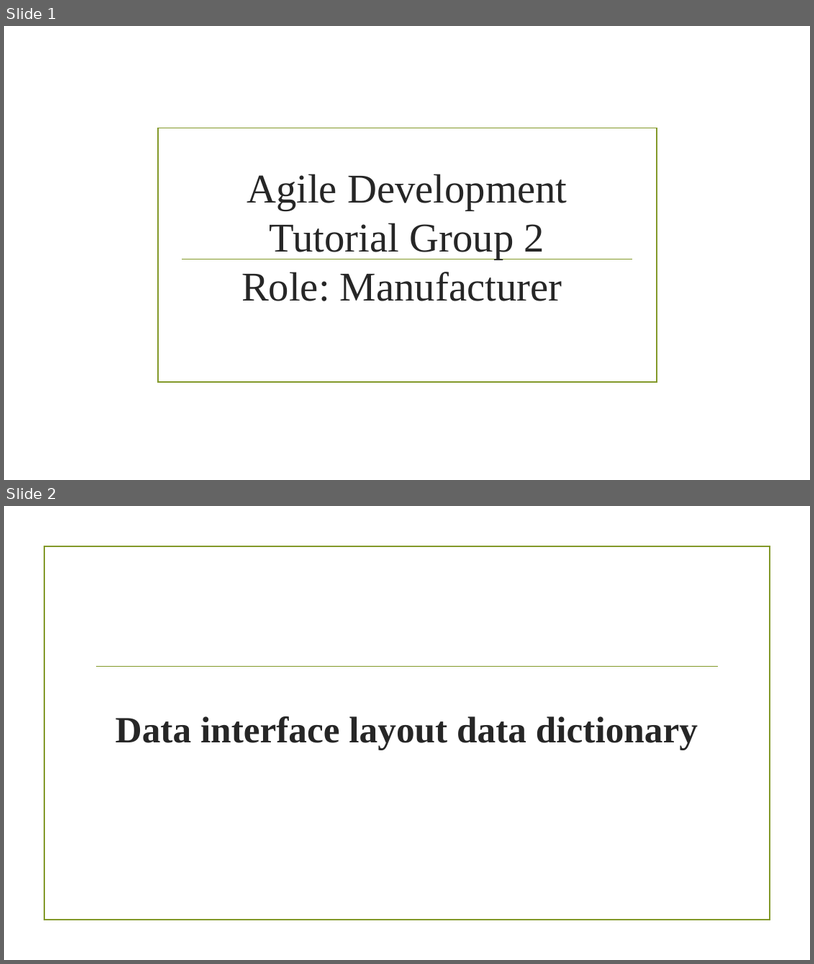
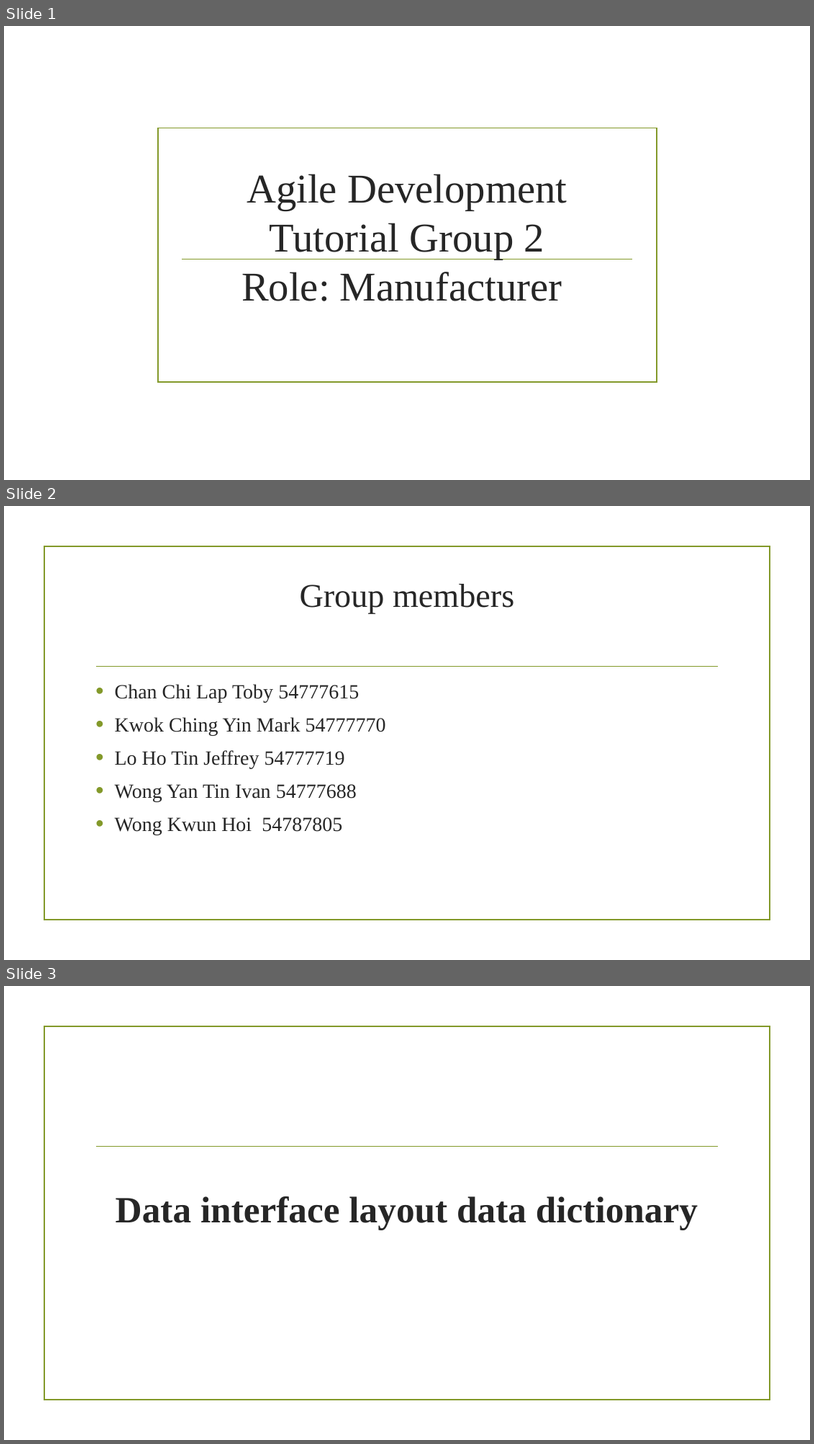
Before and after one commit to cu302cemgp3/302CEM, a slide deck: Manufacturer Presentation 1.pptx. Shown one above the other, each under a label of ours: slides 1 and 2 before the commit, slides 1, 2 and 3 after it. The pictures are 814x964 and 814x1444 pixels, drawn with LibreOffice and Linux fonts; fonts in the diff are those of the drawing; background and template pictures are left out. Boxes give left, top, right and bottom in pixels: in the first picture for what was removed or moved away, otherwise in the second. Text is boxed around its words. In the diff, an @@ line names an element or a change of style, - is before the commit and + after.

```diff
--- a/Manufacturer Presentation 1.pptx
+++ b/Manufacturer Presentation 1.pptx
@@ slide 2 added at bbox=[4, 506, 810, 960], background picture (left out); not listed: 2 template elements that a slide beside it also shows @@
@@ title added at bbox=[300, 584, 514, 614], 39.6 pt, text #262626 @@
+Group members
@@ text added at bbox=[115, 684, 386, 835], 24 pt, text #262626 @@
+• Chan Chi Lap Toby 54777615
+• Kwok Ching Yin Mark 54777770
+• Lo Ho Tin Jeffrey 54777719
+• Wong Yan Tin Ivan 54777688
+• Wong Kwun Hoi 54787805
@@ what was slide 2 is now slide 3 @@
```
Also in this commit, not shown: 2 slides changed, 1 other file.
